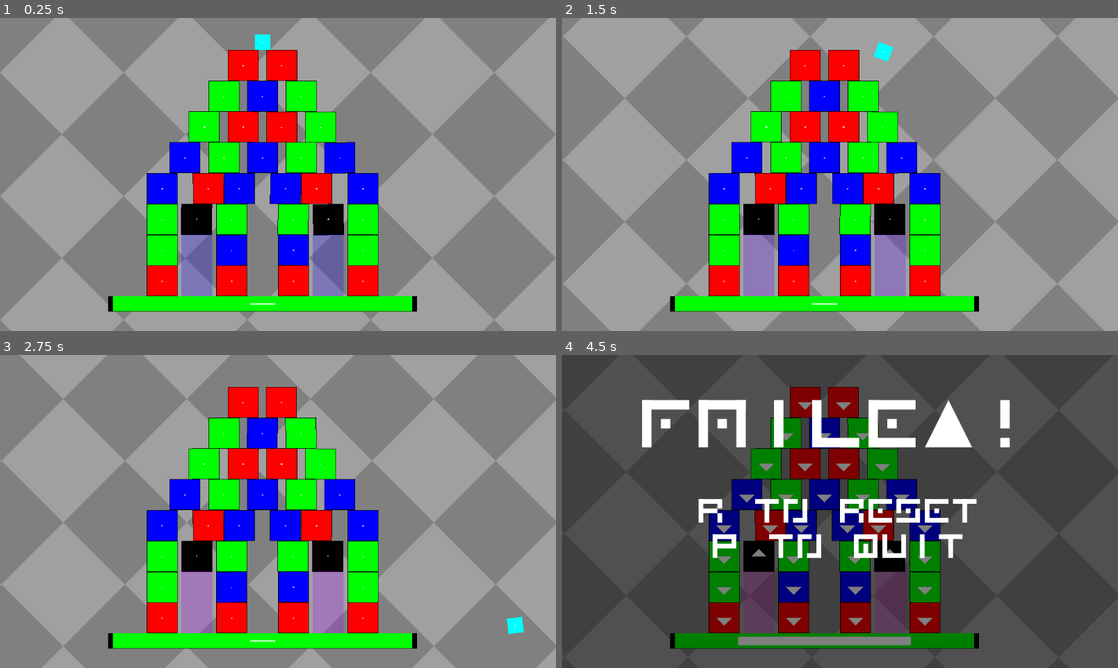
Above: before the commit, frames 1-4 (two rows, left to right).
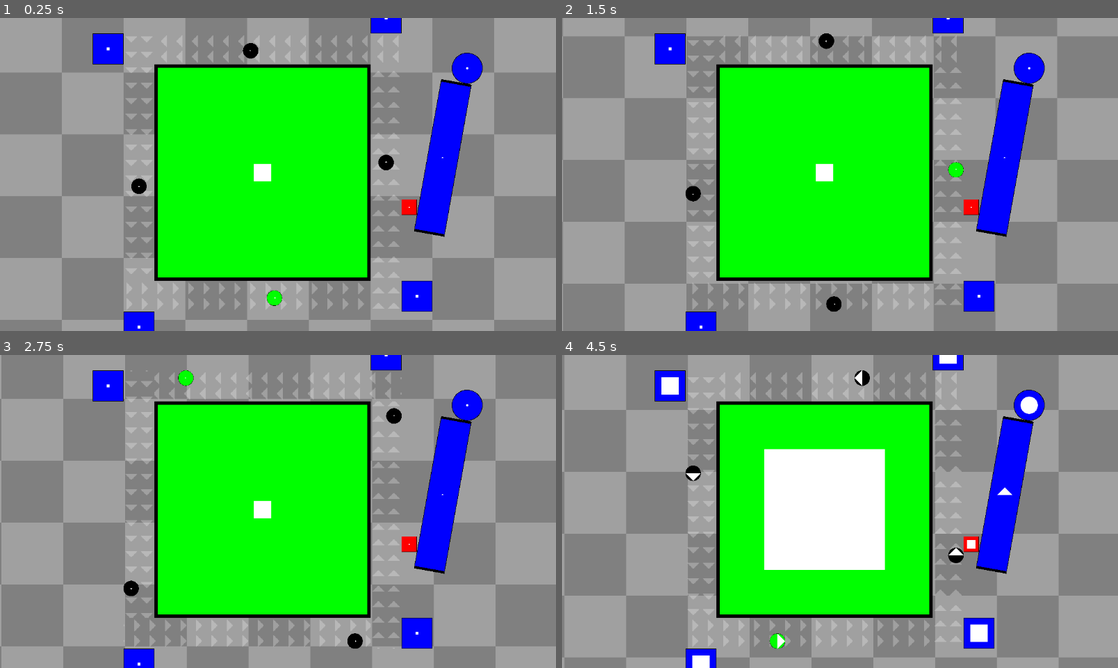
Above: after the commit, the same moments.

Repository: WW92030-STORAGE/UNCOMPUTE
Game: Godot game, scene res://levels/19.tscn
Same seed, same stepped clock (60 frames per second), same inputs: the game is played once before the commit and once after it. This scene is started directly instead of the project's main scene.
Inputs (mouse positions are in pixels of both pictures, inside the frame that each line leads up to):
- Up to frame 1 (0.25 s): no input
- Up to frame 2 (1.5 s): move the mouse to (962, 158) at 0.52 s; hold Right (ui_right) 0.53-1.28 s; click (962, 158) at 0.67 s; move the mouse to (728, 190) at 1.27 s; hold P (BACKTOMENU) from 1.28 s (still down)
- Up to frame 3 (2.75 s): move the mouse to (333, 442) at 2.02 s; release P (BACKTOMENU) at 2.03 s; hold Right (ui_right) from 2.03 s (still down)
- Up to frame 4 (4.5 s): move the mouse to (812, 574) at 2.77 s; release Right (ui_right) at 2.78 s; hold W (UP) 2.78-3.53 s; click (812, 574) at 2.92 s; move the mouse to (1006, 558) at 3.52 s; hold Left (ui_left) from 3.53 s (still down); move the mouse to (673, 464) at 4.27 s

The runs differ from the first frame. In frame 1, 64% of the frame differs, in the area x 0-100%, y 0-100%; in frame 2, 63%; in frame 3, 64%; in frame 4, 98%.

Commit message:
Reordering the levels

Diff:
--- a/GlobalVariables.gd
+++ b/GlobalVariables.gd
@@ -38,7 +38,7 @@
 
 var LEVELS = ["RED", "GREEN", "BLUE", "BLACK", "TOGETHER NOW", "DISORIENTATION", "PERMUTE", "REDIRECT",
 "REPULSION", "MAGENTA!!", "ASCENT", "VORTEX", "ASCENT II", "DUAL", "COLUMNS", "CONFINEMENT",
-"ABYSS", "WIRE", "COSMO", "CIRCUIT", "MERSENNE", "ORBIT", "PRISM", "SPECTRUM"]
+"ABYSS", "WIRE", "ORBIT", "CIRCUIT", "MERSENNE", "COSMO", "PRISM", "SPECTRUM"]
 
 # Called when the node enters the scene tree for the first time.
 func _ready() -> void:
--- a/levels/19.tscn
+++ b/levels/19.tscn
@@ -1,29 +1,24 @@
-[gd_scene load_steps=12 format=3 uid="uid://dtbvb2etcsq4y"]
-
-[ext_resource type="Script" path="res://shader_level.gd" id="1_mt1ng"]
-[ext_resource type="Shader" path="res://shaders/rot240.gdshader" id="2_7ux0k"]
-[ext_resource type="PackedScene" uid="uid://53abbuy4q1y" path="res://bg/bg_element.tscn" id="3_n16cw"]
-[ext_resource type="Texture2D" uid="uid://chnwyimd2qd7x" path="res://bg/checkerdiag.png" id="4_xj43y"]
-[ext_resource type="AudioStream" uid="uid://c14emdm6g7lef" path="res://music/USAF_URANUS.ogg" id="5_43chw"]
-[ext_resource type="PackedScene" uid="uid://c38a0lhwkclx7" path="res://FixedBox.tscn" id="6_r3gms"]
-[ext_resource type="PackedScene" uid="uid://cdm3nqkkpmkec" path="res://EscapeBox.tscn" id="7_q4vrc"]
-[ext_resource type="PackedScene" uid="uid://cfmecn0xaqabn" path="res://player.tscn" id="9_jqccj"]
-[ext_resource type="Theme" uid="uid://dg0bvmeh02vbe" path="res://menu/UITheme.tres" id="10_a2i1i"]
-[ext_resource type="PackedScene" uid="uid://b8fjslmbr1cmy" path="res://player_end.tscn" id="10_rgffd"]
-
-[sub_resource type="ShaderMaterial" id="ShaderMaterial_gmxpi"]
-
-[node name="ShaderLevel" type="Node2D"]
-script = ExtResource("1_mt1ng")
-metadata/SHADER = ExtResource("2_7ux0k")
-
-[node name="BGElement" parent="." instance=ExtResource("3_n16cw")]
-metadata/IMAGE_TEXTURE = ExtResource("4_xj43y")
+[gd_scene load_steps=10 format=3 uid="uid://cfoxohp3u7nxb"]
+
+[ext_resource type="Script" path="res://LEVEL.gd" id="1_dx2pw"]
+[ext_resource type="PackedScene" uid="uid://53abbuy4q1y" path="res://bg/bg_element.tscn" id="2_smrd6"]
+[ext_resource type="AudioStream" uid="uid://b60x1hl4m0crg" path="res://music/IMSLP_MOONLIGHT.mp3" id="3_3t8fu"]
+[ext_resource type="Theme" uid="uid://dg0bvmeh02vbe" path="res://menu/UITheme.tres" id="4_b3rgd"]
+[ext_resource type="PackedScene" uid="uid://ddsnwtsbson6e" path="res://force_field.tscn" id="5_4op1w"]
+[ext_resource type="PackedScene" uid="uid://cdm3nqkkpmkec" path="res://EscapeBox.tscn" id="5_8b6fg"]
+[ext_resource type="PackedScene" uid="uid://bc5mdgkjfuq3a" path="res://FixedBall.tscn" id="5_j5mui"]
+[ext_resource type="PackedScene" uid="uid://c38a0lhwkclx7" path="res://FixedBox.tscn" id="6_iplx3"]
+[ext_resource type="PackedScene" uid="uid://b5kxostudg23m" path="res://EscapeBall.tscn" id="6_jrg0a"]
+
+[node name="LVL" type="Node2D"]
+script = ExtResource("1_dx2pw")
+
+[node name="BGElement" parent="." instance=ExtResource("2_smrd6")]
 
 [node name="AudioStreamPlayer2D" type="AudioStreamPlayer2D" parent="."]
 rotation = 0.785398
 scale = Vector2(4, 4)
-stream = ExtResource("5_43chw")
+stream = ExtResource("3_3t8fu")
 autoplay = true
 
 [node name="FAILED" type="MarginContainer" parent="."]
@@ -112,217 +107,101 @@
 
 [node name="P TO QUIT" type="Label" parent="PASSED/VBoxContainer"]
 layout_mode = 2
-theme = ExtResource("10_a2i1i")
+theme = ExtResource("4_b3rgd")
 theme_override_colors/font_color = Color(1, 1, 1, 1)
 text = "P TO QUIT"
 horizontal_alignment = 1
 
 [node name="Label3" type="Label" parent="PASSED/VBoxContainer"]
 layout_mode = 2
-theme = ExtResource("10_a2i1i")
+theme = ExtResource("4_b3rgd")
 theme_override_colors/font_color = Color(1, 1, 1, 1)
 horizontal_alignment = 1
 
 [node name="NCLICKS" type="Label" parent="PASSED/VBoxContainer"]
 layout_mode = 2
-theme = ExtResource("10_a2i1i")
-theme_override_colors/font_color = Color(1, 1, 1, 1)
-theme_override_font_sizes/font_size = 140
+theme = ExtResource("4_b3rgd")
+theme_override_colors/font_color = Color(1, 1, 1, 1)
 text = "N CLICKS
 "
 horizontal_alignment = 1
 
-[node name="MarginContainer" type="MarginContainer" parent="."]
-anchors_preset = 15
-anchor_right = 1.0
-anchor_bottom = 1.0
-offset_right = 1200.0
-offset_bottom = 1200.0
-grow_horizontal = 2
-grow_vertical = 2
-
-[node name="ColorRect" type="ColorRect" parent="MarginContainer"]
-z_index = 4096
-material = SubResource("ShaderMaterial_gmxpi")
-layout_mode = 2
-color = Color(1, 1, 1, 0)
-
-[node name="FixedBox" parent="." instance=ExtResource("6_r3gms")]
-position = Vector2(544, 592)
-scale = Vector2(40, 2)
-metadata/COLOR = Color(0, 0, 1, 1)
-
-[node name="EscapeBox" parent="." instance=ExtResource("7_q4vrc")]
-position = Vector2(336, 544)
-scale = Vector2(4, 4)
+[node name="ForceField" parent="." instance=ExtResource("5_4op1w")]
+position = Vector2(576, 64)
+scale = Vector2(32, 4)
+metadata/GRAV = 1.571
+
+[node name="ForceField3" parent="." instance=ExtResource("5_4op1w")]
+position = Vector2(512, 576)
+scale = Vector2(32, 4)
+metadata/GRAV = 4.712
+
+[node name="ForceField2" parent="." instance=ExtResource("5_4op1w")]
+position = Vector2(288, 288)
+scale = Vector2(4, 32)
+
+[node name="ForceField4" parent="." instance=ExtResource("5_4op1w")]
+position = Vector2(800, 352)
+scale = Vector2(4, 32)
+metadata/GRAV = 3.142
+
+[node name="FixedBox" parent="." instance=ExtResource("6_iplx3")]
+position = Vector2(544, 320)
+scale = Vector2(28, 28)
 metadata/COLOR = Color(0, 1, 0, 1)
 
-[node name="EscapeBox2" parent="." instance=ExtResource("7_q4vrc")]
-position = Vector2(336, 480)
-scale = Vector2(4, 4)
-metadata/COLOR = Color(0, 0, 1, 1)
-
-[node name="EscapeBox3" parent="." instance=ExtResource("7_q4vrc")]
-position = Vector2(336, 416)
-scale = Vector2(4, 4)
-metadata/COLOR = Color(0, 0, 1, 1)
-
-[node name="EscapeBox4" parent="." instance=ExtResource("7_q4vrc")]
-position = Vector2(480, 544)
-scale = Vector2(4, 4)
+[node name="FixedBox2" parent="." instance=ExtResource("6_iplx3")]
+position = Vector2(224, 64)
+scale = Vector2(4, 4)
+metadata/COLOR = Color(0, 0, 1, 1)
+
+[node name="FixedBox3" parent="." instance=ExtResource("6_iplx3")]
+position = Vector2(288, 640)
+scale = Vector2(4, 4)
+metadata/COLOR = Color(0, 0, 1, 1)
+
+[node name="FixedBox4" parent="." instance=ExtResource("6_iplx3")]
+position = Vector2(864, 576)
+scale = Vector2(4, 4)
+metadata/COLOR = Color(0, 0, 1, 1)
+
+[node name="FixedBox7" parent="." instance=ExtResource("6_iplx3")]
+position = Vector2(848, 392)
+scale = Vector2(2, 2)
+
+[node name="FixedBox5" parent="." instance=ExtResource("6_iplx3")]
+position = Vector2(800, 0)
+scale = Vector2(4, 4)
+metadata/COLOR = Color(0, 0, 1, 1)
+
+[node name="EscapeBall" parent="." instance=ExtResource("6_jrg0a")]
+position = Vector2(288, 320)
+scale = Vector2(2, 2)
+metadata/COLOR = Color(0, 0, 0, 1)
+
+[node name="EscapeBall2" parent="." instance=ExtResource("6_jrg0a")]
+position = Vector2(544, 576)
+scale = Vector2(2, 2)
 metadata/COLOR = Color(0, 1, 0, 1)
 
-[node name="EscapeBox6" parent="." instance=ExtResource("7_q4vrc")]
-position = Vector2(480, 416)
-scale = Vector2(4, 4)
-metadata/COLOR = Color(0, 0, 1, 1)
-
-[node name="EscapeBox7" parent="." instance=ExtResource("7_q4vrc")]
-position = Vector2(608, 416)
-scale = Vector2(4, 4)
-metadata/COLOR = Color(0, 0, 1, 1)
-
-[node name="EscapeBox10" parent="." instance=ExtResource("7_q4vrc")]
-position = Vector2(752, 416)
-scale = Vector2(4, 4)
-metadata/COLOR = Color(0, 0, 1, 1)
-
-[node name="EscapeBox11" parent="." instance=ExtResource("7_q4vrc")]
-position = Vector2(752, 480)
-scale = Vector2(4, 4)
-metadata/COLOR = Color(0, 0, 1, 1)
-
-[node name="EscapeBox12" parent="." instance=ExtResource("7_q4vrc")]
-position = Vector2(752, 544)
-scale = Vector2(4, 4)
-metadata/COLOR = Color(0, 1, 0, 1)
-
-[node name="EscapeBox13" parent="." instance=ExtResource("7_q4vrc")]
-position = Vector2(752, 352)
-scale = Vector2(4, 4)
-
-[node name="EscapeBox14" parent="." instance=ExtResource("7_q4vrc")]
-position = Vector2(656, 352)
-scale = Vector2(4, 4)
-metadata/COLOR = Color(0, 1, 0, 1)
-
-[node name="EscapeBox15" parent="." instance=ExtResource("7_q4vrc")]
-position = Vector2(592, 352)
-scale = Vector2(4, 4)
-
-[node name="EscapeBox16" parent="." instance=ExtResource("7_q4vrc")]
-position = Vector2(496, 352)
-scale = Vector2(4, 4)
-
-[node name="EscapeBox17" parent="." instance=ExtResource("7_q4vrc")]
-position = Vector2(432, 352)
-scale = Vector2(4, 4)
-metadata/COLOR = Color(0, 1, 0, 1)
-
-[node name="EscapeBox25" parent="." instance=ExtResource("7_q4vrc")]
-position = Vector2(408, 416)
-scale = Vector2(4, 4)
+[node name="EscapeBall3" parent="." instance=ExtResource("6_jrg0a")]
+position = Vector2(800, 320)
+scale = Vector2(2, 2)
 metadata/COLOR = Color(0, 0, 0, 1)
+
+[node name="EscapeBall4" parent="." instance=ExtResource("6_jrg0a")]
+position = Vector2(544, 64)
+scale = Vector2(2, 2)
+metadata/COLOR = Color(0, 0, 0, 1)
+
+[node name="EscapeBox" parent="." instance=ExtResource("5_8b6fg")]
+position = Vector2(920, 288)
+rotation = 0.15927
+scale = Vector2(4, 20)
+metadata/COLOR = Color(0, 0, 1, 1)
 metadata/GRAV = 3.142
 
-[node name="EscapeBox34" parent="." instance=ExtResource("7_q4vrc")]
-position = Vector2(680, 416)
-scale = Vector2(4, 4)
-metadata/COLOR = Color(0, 0, 0, 1)
-metadata/GRAV = 3.142
-
-[node name="EscapeBox18" parent="." instance=ExtResource("7_q4vrc")]
-position = Vector2(336, 352)
-scale = Vector2(4, 4)
-
-[node name="EscapeBox19" parent="." instance=ExtResource("7_q4vrc")]
-position = Vector2(384, 288)
-scale = Vector2(4, 4)
-
-[node name="EscapeBox20" parent="." instance=ExtResource("7_q4vrc")]
-position = Vector2(544, 288)
-scale = Vector2(4, 4)
-
-[node name="EscapeBox21" parent="." instance=ExtResource("7_q4vrc")]
-position = Vector2(704, 288)
-scale = Vector2(4, 4)
-
-[node name="EscapeBox22" parent="." instance=ExtResource("7_q4vrc")]
-position = Vector2(624, 288)
-scale = Vector2(4, 4)
-metadata/COLOR = Color(0, 0, 1, 1)
-
-[node name="EscapeBox23" parent="." instance=ExtResource("7_q4vrc")]
-position = Vector2(464, 288)
-scale = Vector2(4, 4)
-metadata/COLOR = Color(0, 0, 1, 1)
-
-[node name="EscapeBox24" parent="." instance=ExtResource("7_q4vrc")]
-position = Vector2(424, 224)
-rotation = -0.00511571
-scale = Vector2(4, 4)
-metadata/COLOR = Color(0, 0, 1, 1)
-
-[node name="EscapeBox26" parent="." instance=ExtResource("7_q4vrc")]
-position = Vector2(504, 224)
-scale = Vector2(4, 4)
-metadata/COLOR = Color(0, 1, 0, 1)
-
-[node name="EscapeBox30" parent="." instance=ExtResource("7_q4vrc")]
-position = Vector2(464, 160)
-scale = Vector2(4, 4)
-metadata/COLOR = Color(0, 0, 1, 1)
-
-[node name="EscapeBox31" parent="." instance=ExtResource("7_q4vrc")]
-position = Vector2(624, 160)
-scale = Vector2(4, 4)
-metadata/COLOR = Color(0, 0, 1, 1)
-
-[node name="EscapeBox32" parent="." instance=ExtResource("7_q4vrc")]
-position = Vector2(584, 96)
-scale = Vector2(4, 4)
-metadata/COLOR = Color(0, 1, 0, 1)
-
-[node name="EscapeBox33" parent="." instance=ExtResource("7_q4vrc")]
-position = Vector2(504, 96)
-scale = Vector2(4, 4)
-metadata/COLOR = Color(0, 1, 0, 1)
-
-[node name="EscapeBox28" parent="." instance=ExtResource("7_q4vrc")]
-position = Vector2(584, 224)
-scale = Vector2(4, 4)
-metadata/COLOR = Color(0, 1, 0, 1)
-
-[node name="EscapeBox29" parent="." instance=ExtResource("7_q4vrc")]
-position = Vector2(544, 160)
-scale = Vector2(4, 4)
-
-[node name="EscapeBox27" parent="." instance=ExtResource("7_q4vrc")]
-position = Vector2(664, 224)
-scale = Vector2(4, 4)
-metadata/COLOR = Color(0, 0, 1, 1)
-
-[node name="EscapeBox8" parent="." instance=ExtResource("7_q4vrc")]
-position = Vector2(608, 480)
-scale = Vector2(4, 4)
-
-[node name="EscapeBox9" parent="." instance=ExtResource("7_q4vrc")]
-position = Vector2(608, 544)
-scale = Vector2(4, 4)
-metadata/COLOR = Color(0, 1, 0, 1)
-
-[node name="EscapeBox5" parent="." instance=ExtResource("7_q4vrc")]
-position = Vector2(480, 480)
-scale = Vector2(4, 4)
-
-[node name="Player" parent="." instance=ExtResource("9_jqccj")]
-position = Vector2(544, 40)
-scale = Vector2(2, 2)
-
-[node name="PlayerEnd" parent="." instance=ExtResource("10_rgffd")]
-position = Vector2(408, 512)
-scale = Vector2(4, 8)
-
-[node name="PlayerEnd2" parent="." instance=ExtResource("10_rgffd")]
-position = Vector2(680, 512)
-scale = Vector2(4, 8)
+[node name="FixedBall" parent="." instance=ExtResource("5_j5mui")]
+position = Vector2(968, 104)
+scale = Vector2(4, 4)
+metadata/COLOR = Color(0, 0, 1, 1)
--- a/levels/22.tscn
+++ b/levels/22.tscn
@@ -1,24 +1,29 @@
-[gd_scene load_steps=10 format=3 uid="uid://cfoxohp3u7nxb"]
-
-[ext_resource type="Script" path="res://LEVEL.gd" id="1_dx2pw"]
-[ext_resource type="PackedScene" uid="uid://53abbuy4q1y" path="res://bg/bg_element.tscn" id="2_smrd6"]
-[ext_resource type="AudioStream" uid="uid://b60x1hl4m0crg" path="res://music/IMSLP_MOONLIGHT.mp3" id="3_3t8fu"]
-[ext_resource type="Theme" uid="uid://dg0bvmeh02vbe" path="res://menu/UITheme.tres" id="4_b3rgd"]
-[ext_resource type="PackedScene" uid="uid://ddsnwtsbson6e" path="res://force_field.tscn" id="5_4op1w"]
-[ext_resource type="PackedScene" uid="uid://cdm3nqkkpmkec" path="res://EscapeBox.tscn" id="5_8b6fg"]
-[ext_resource type="PackedScene" uid="uid://bc5mdgkjfuq3a" path="res://FixedBall.tscn" id="5_j5mui"]
-[ext_resource type="PackedScene" uid="uid://c38a0lhwkclx7" path="res://FixedBox.tscn" id="6_iplx3"]
-[ext_resource type="PackedScene" uid="uid://b5kxostudg23m" path="res://EscapeBall.tscn" id="6_jrg0a"]
-
-[node name="LVL" type="Node2D"]
-script = ExtResource("1_dx2pw")
-
-[node name="BGElement" parent="." instance=ExtResource("2_smrd6")]
+[gd_scene load_steps=12 format=3 uid="uid://dtbvb2etcsq4y"]
+
+[ext_resource type="Script" path="res://shader_level.gd" id="1_n5ctc"]
+[ext_resource type="Shader" path="res://shaders/rot240.gdshader" id="2_vkeiw"]
+[ext_resource type="PackedScene" uid="uid://53abbuy4q1y" path="res://bg/bg_element.tscn" id="3_tm52m"]
+[ext_resource type="Texture2D" uid="uid://chnwyimd2qd7x" path="res://bg/checkerdiag.png" id="4_nmwgu"]
+[ext_resource type="AudioStream" uid="uid://c14emdm6g7lef" path="res://music/USAF_URANUS.ogg" id="5_1niqp"]
+[ext_resource type="Theme" uid="uid://dg0bvmeh02vbe" path="res://menu/UITheme.tres" id="6_5y3fn"]
+[ext_resource type="PackedScene" uid="uid://c38a0lhwkclx7" path="res://FixedBox.tscn" id="7_k3t6i"]
+[ext_resource type="PackedScene" uid="uid://cdm3nqkkpmkec" path="res://EscapeBox.tscn" id="8_lc6qx"]
+[ext_resource type="PackedScene" uid="uid://cfmecn0xaqabn" path="res://player.tscn" id="9_hfqj5"]
+[ext_resource type="PackedScene" uid="uid://b8fjslmbr1cmy" path="res://player_end.tscn" id="10_wij85"]
+
+[sub_resource type="ShaderMaterial" id="ShaderMaterial_gmxpi"]
+
+[node name="ShaderLevel" type="Node2D"]
+script = ExtResource("1_n5ctc")
+metadata/SHADER = ExtResource("2_vkeiw")
+
+[node name="BGElement" parent="." instance=ExtResource("3_tm52m")]
+metadata/IMAGE_TEXTURE = ExtResource("4_nmwgu")
 
 [node name="AudioStreamPlayer2D" type="AudioStreamPlayer2D" parent="."]
 rotation = 0.785398
 scale = Vector2(4, 4)
-stream = ExtResource("3_3t8fu")
+stream = ExtResource("5_1niqp")
 autoplay = true
 
 [node name="FAILED" type="MarginContainer" parent="."]
@@ -107,101 +112,217 @@
 
 [node name="P TO QUIT" type="Label" parent="PASSED/VBoxContainer"]
 layout_mode = 2
-theme = ExtResource("4_b3rgd")
+theme = ExtResource("6_5y3fn")
 theme_override_colors/font_color = Color(1, 1, 1, 1)
 text = "P TO QUIT"
 horizontal_alignment = 1
 
 [node name="Label3" type="Label" parent="PASSED/VBoxContainer"]
 layout_mode = 2
-theme = ExtResource("4_b3rgd")
+theme = ExtResource("6_5y3fn")
 theme_override_colors/font_color = Color(1, 1, 1, 1)
 horizontal_alignment = 1
 
 [node name="NCLICKS" type="Label" parent="PASSED/VBoxContainer"]
 layout_mode = 2
-theme = ExtResource("4_b3rgd")
-theme_override_colors/font_color = Color(1, 1, 1, 1)
+theme = ExtResource("6_5y3fn")
+theme_override_colors/font_color = Color(1, 1, 1, 1)
+theme_override_font_sizes/font_size = 140
 text = "N CLICKS
 "
 horizontal_alignment = 1
 
-[node name="ForceField" parent="." instance=ExtResource("5_4op1w")]
-position = Vector2(576, 64)
-scale = Vector2(32, 4)
-metadata/GRAV = 1.571
-
-[node name="ForceField3" parent="." instance=ExtResource("5_4op1w")]
-position = Vector2(512, 576)
-scale = Vector2(32, 4)
-metadata/GRAV = 4.712
-
-[node name="ForceField2" parent="." instance=ExtResource("5_4op1w")]
-position = Vector2(288, 288)
-scale = Vector2(4, 32)
-
-[node name="ForceField4" parent="." instance=ExtResource("5_4op1w")]
-position = Vector2(800, 352)
-scale = Vector2(4, 32)
+[node name="MarginContainer" type="MarginContainer" parent="."]
+anchors_preset = 15
+anchor_right = 1.0
+anchor_bottom = 1.0
+offset_right = 1200.0
+offset_bottom = 1200.0
+grow_horizontal = 2
+grow_vertical = 2
+
+[node name="ColorRect" type="ColorRect" parent="MarginContainer"]
+z_index = 4096
+material = SubResource("ShaderMaterial_gmxpi")
+layout_mode = 2
+color = Color(1, 1, 1, 0)
+
+[node name="FixedBox" parent="." instance=ExtResource("7_k3t6i")]
+position = Vector2(544, 592)
+scale = Vector2(40, 2)
+metadata/COLOR = Color(0, 0, 1, 1)
+
+[node name="EscapeBox" parent="." instance=ExtResource("8_lc6qx")]
+position = Vector2(336, 544)
+scale = Vector2(4, 4)
+metadata/COLOR = Color(0, 1, 0, 1)
+
+[node name="EscapeBox2" parent="." instance=ExtResource("8_lc6qx")]
+position = Vector2(336, 480)
+scale = Vector2(4, 4)
+metadata/COLOR = Color(0, 0, 1, 1)
+
+[node name="EscapeBox3" parent="." instance=ExtResource("8_lc6qx")]
+position = Vector2(336, 416)
+scale = Vector2(4, 4)
+metadata/COLOR = Color(0, 0, 1, 1)
+
+[node name="EscapeBox4" parent="." instance=ExtResource("8_lc6qx")]
+position = Vector2(480, 544)
+scale = Vector2(4, 4)
+metadata/COLOR = Color(0, 1, 0, 1)
+
+[node name="EscapeBox6" parent="." instance=ExtResource("8_lc6qx")]
+position = Vector2(480, 416)
+scale = Vector2(4, 4)
+metadata/COLOR = Color(0, 0, 1, 1)
+
+[node name="EscapeBox7" parent="." instance=ExtResource("8_lc6qx")]
+position = Vector2(608, 416)
+scale = Vector2(4, 4)
+metadata/COLOR = Color(0, 0, 1, 1)
+
+[node name="EscapeBox10" parent="." instance=ExtResource("8_lc6qx")]
+position = Vector2(752, 416)
+scale = Vector2(4, 4)
+metadata/COLOR = Color(0, 0, 1, 1)
+
+[node name="EscapeBox11" parent="." instance=ExtResource("8_lc6qx")]
+position = Vector2(752, 480)
+scale = Vector2(4, 4)
+metadata/COLOR = Color(0, 0, 1, 1)
+
+[node name="EscapeBox12" parent="." instance=ExtResource("8_lc6qx")]
+position = Vector2(752, 544)
+scale = Vector2(4, 4)
+metadata/COLOR = Color(0, 1, 0, 1)
+
+[node name="EscapeBox13" parent="." instance=ExtResource("8_lc6qx")]
+position = Vector2(752, 352)
+scale = Vector2(4, 4)
+
+[node name="EscapeBox14" parent="." instance=ExtResource("8_lc6qx")]
+position = Vector2(656, 352)
+scale = Vector2(4, 4)
+metadata/COLOR = Color(0, 1, 0, 1)
+
+[node name="EscapeBox15" parent="." instance=ExtResource("8_lc6qx")]
+position = Vector2(592, 352)
+scale = Vector2(4, 4)
+
+[node name="EscapeBox16" parent="." instance=ExtResource("8_lc6qx")]
+position = Vector2(496, 352)
+scale = Vector2(4, 4)
+
+[node name="EscapeBox17" parent="." instance=ExtResource("8_lc6qx")]
+position = Vector2(432, 352)
+scale = Vector2(4, 4)
+metadata/COLOR = Color(0, 1, 0, 1)
+
+[node name="EscapeBox25" parent="." instance=ExtResource("8_lc6qx")]
+position = Vector2(408, 416)
+scale = Vector2(4, 4)
+metadata/COLOR = Color(0, 0, 0, 1)
 metadata/GRAV = 3.142
 
-[node name="FixedBox" parent="." instance=ExtResource("6_iplx3")]
-position = Vector2(544, 320)
-scale = Vector2(28, 28)
-metadata/COLOR = Color(0, 1, 0, 1)
-
-[node name="FixedBox2" parent="." instance=ExtResource("6_iplx3")]
-position = Vector2(224, 64)
-scale = Vector2(4, 4)
-metadata/COLOR = Color(0, 0, 1, 1)
-
-[node name="FixedBox3" parent="." instance=ExtResource("6_iplx3")]
-position = Vector2(288, 640)
-scale = Vector2(4, 4)
-metadata/COLOR = Color(0, 0, 1, 1)
-
-[node name="FixedBox4" parent="." instance=ExtResource("6_iplx3")]
-position = Vector2(864, 576)
-scale = Vector2(4, 4)
-metadata/COLOR = Color(0, 0, 1, 1)
-
-[node name="FixedBox7" parent="." instance=ExtResource("6_iplx3")]
-position = Vector2(848, 392)
+[node name="EscapeBox34" parent="." instance=ExtResource("8_lc6qx")]
+position = Vector2(680, 416)
+scale = Vector2(4, 4)
+metadata/COLOR = Color(0, 0, 0, 1)
+metadata/GRAV = 3.142
+
+[node name="EscapeBox18" parent="." instance=ExtResource("8_lc6qx")]
+position = Vector2(336, 352)
+scale = Vector2(4, 4)
+
+[node name="EscapeBox19" parent="." instance=ExtResource("8_lc6qx")]
+position = Vector2(384, 288)
+scale = Vector2(4, 4)
+
+[node name="EscapeBox20" parent="." instance=ExtResource("8_lc6qx")]
+position = Vector2(544, 288)
+scale = Vector2(4, 4)
+
+[node name="EscapeBox21" parent="." instance=ExtResource("8_lc6qx")]
+position = Vector2(704, 288)
+scale = Vector2(4, 4)
+
+[node name="EscapeBox22" parent="." instance=ExtResource("8_lc6qx")]
+position = Vector2(624, 288)
+scale = Vector2(4, 4)
+metadata/COLOR = Color(0, 0, 1, 1)
+
+[node name="EscapeBox23" parent="." instance=ExtResource("8_lc6qx")]
+position = Vector2(464, 288)
+scale = Vector2(4, 4)
+metadata/COLOR = Color(0, 0, 1, 1)
+
+[node name="EscapeBox24" parent="." instance=ExtResource("8_lc6qx")]
+position = Vector2(424, 224)
+rotation = -0.00511571
+scale = Vector2(4, 4)
+metadata/COLOR = Color(0, 0, 1, 1)
+
+[node name="EscapeBox26" parent="." instance=ExtResource("8_lc6qx")]
+position = Vector2(504, 224)
+scale = Vector2(4, 4)
+metadata/COLOR = Color(0, 1, 0, 1)
+
+[node name="EscapeBox30" parent="." instance=ExtResource("8_lc6qx")]
+position = Vector2(464, 160)
+scale = Vector2(4, 4)
+metadata/COLOR = Color(0, 0, 1, 1)
+
+[node name="EscapeBox31" parent="." instance=ExtResource("8_lc6qx")]
+position = Vector2(624, 160)
+scale = Vector2(4, 4)
+metadata/COLOR = Color(0, 0, 1, 1)
+
+[node name="EscapeBox32" parent="." instance=ExtResource("8_lc6qx")]
+position = Vector2(584, 96)
+scale = Vector2(4, 4)
+metadata/COLOR = Color(0, 1, 0, 1)
+
+[node name="EscapeBox33" parent="." instance=ExtResource("8_lc6qx")]
+position = Vector2(504, 96)
+scale = Vector2(4, 4)
+metadata/COLOR = Color(0, 1, 0, 1)
+
+[node name="EscapeBox28" parent="." instance=ExtResource("8_lc6qx")]
+position = Vector2(584, 224)
+scale = Vector2(4, 4)
+metadata/COLOR = Color(0, 1, 0, 1)
+
+[node name="EscapeBox29" parent="." instance=ExtResource("8_lc6qx")]
+position = Vector2(544, 160)
+scale = Vector2(4, 4)
+
+[node name="EscapeBox27" parent="." instance=ExtResource("8_lc6qx")]
+position = Vector2(664, 224)
+scale = Vector2(4, 4)
+metadata/COLOR = Color(0, 0, 1, 1)
+
+[node name="EscapeBox8" parent="." instance=ExtResource("8_lc6qx")]
+position = Vector2(608, 480)
+scale = Vector2(4, 4)
+
+[node name="EscapeBox9" parent="." instance=ExtResource("8_lc6qx")]
+position = Vector2(608, 544)
+scale = Vector2(4, 4)
+metadata/COLOR = Color(0, 1, 0, 1)
+
+[node name="EscapeBox5" parent="." instance=ExtResource("8_lc6qx")]
+position = Vector2(480, 480)
+scale = Vector2(4, 4)
+
+[node name="Player" parent="." instance=ExtResource("9_hfqj5")]
+position = Vector2(544, 40)
 scale = Vector2(2, 2)
 
-[node name="FixedBox5" parent="." instance=ExtResource("6_iplx3")]
-position = Vector2(800, 0)
-scale = Vector2(4, 4)
-metadata/COLOR = Color(0, 0, 1, 1)
-
-[node name="EscapeBall" parent="." instance=ExtResource("6_jrg0a")]
-position = Vector2(288, 320)
-scale = Vector2(2, 2)
-metadata/COLOR = Color(0, 0, 0, 1)
-
-[node name="EscapeBall2" parent="." instance=ExtResource("6_jrg0a")]
-position = Vector2(544, 576)
-scale = Vector2(2, 2)
-metadata/COLOR = Color(0, 1, 0, 1)
-
-[node name="EscapeBall3" parent="." instance=ExtResource("6_jrg0a")]
-position = Vector2(800, 320)
-scale = Vector2(2, 2)
-metadata/COLOR = Color(0, 0, 0, 1)
-
-[node name="EscapeBall4" parent="." instance=ExtResource("6_jrg0a")]
-position = Vector2(544, 64)
-scale = Vector2(2, 2)
-metadata/COLOR = Color(0, 0, 0, 1)
-
-[node name="EscapeBox" parent="." instance=ExtResource("5_8b6fg")]
-position = Vector2(920, 288)
-rotation = 0.15927
-scale = Vector2(4, 20)
-metadata/COLOR = Color(0, 0, 1, 1)
-metadata/GRAV = 3.142
-
-[node name="FixedBall" parent="." instance=ExtResource("5_j5mui")]
-position = Vector2(968, 104)
-scale = Vector2(4, 4)
-metadata/COLOR = Color(0, 0, 1, 1)
+[node name="PlayerEnd" parent="." instance=ExtResource("10_wij85")]
+position = Vector2(408, 512)
+scale = Vector2(4, 8)
+
+[node name="PlayerEnd2" parent="." instance=ExtResource("10_wij85")]
+position = Vector2(680, 512)
+scale = Vector2(4, 8)
Not shown: 5 places in levels/19.tscn that only renumber resources
Not shown: 5 places in levels/22.tscn that only renumber resources
